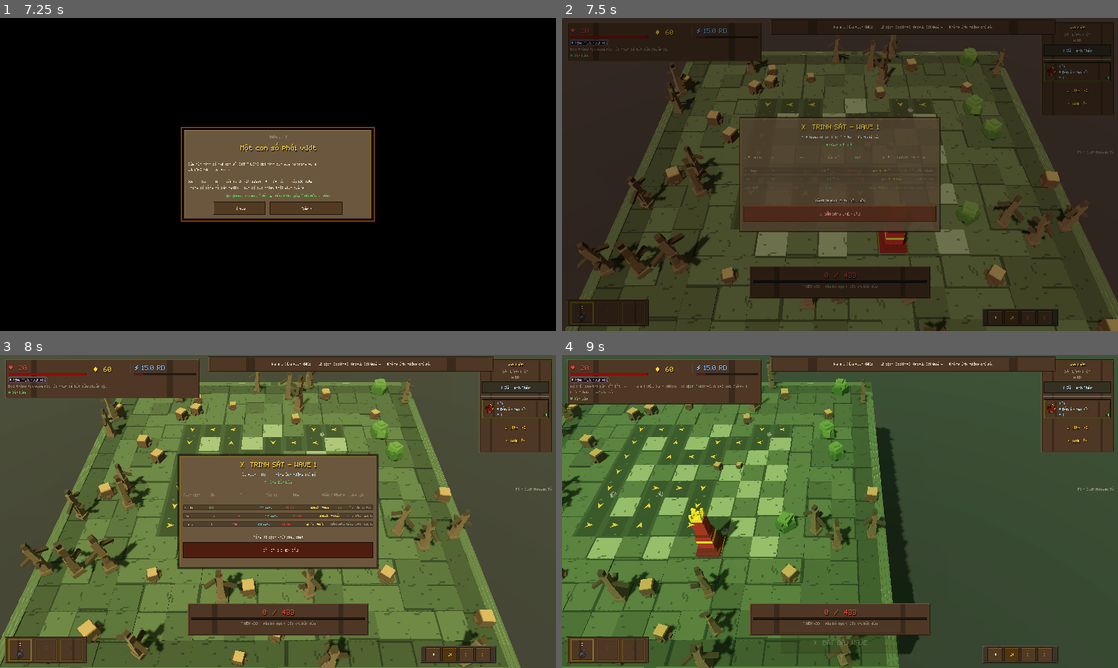
Above: before the commit, frames 1-4 (two rows, left to right).
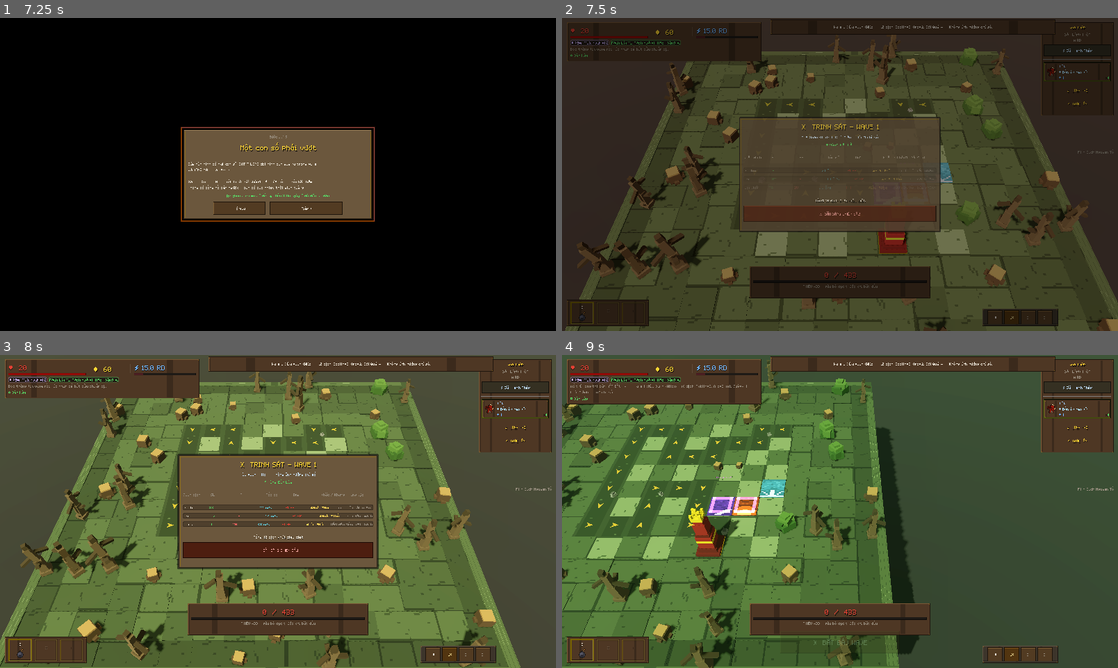
Above: after the commit, the same moments.

Repository: Saudadeeee/8x-8
Game: Godot game, scene res://scenes/ui/main_menu.tscn
Two runs of this game, one before a commit and one after it. Both use one fixed random seed, a clock stepped at 60 frames per second and the inputs below.
Inputs (mouse positions are in pixels of both pictures, inside the frame that each line leads up to):
- Up to frame 1 (7.25 s): tap Enter at 0.5 s; move the mouse to (400, 158) at 0.52 s; hold D 0.53-1.25 s; hold E 0.53-1.25 s; click (400, 158) at 0.67 s; tap Space at 0.77 s; click "⚔ Ván Mới" at 1.25 s; click "⚔ BẮT ĐẦU" at 2 s; drag from (166, 190) to (250, 237) at 2.77 s; click " Sắc Lệnh Thép" at 3.5 s; click "⏸" at 4.25 s; click "1×" at 5 s; click "2×" at 5.75 s; click "3×" at 6.5 s
- Up to frame 2 (7.5 s): click "Bỏ qua" at 7.25 s
- Up to frame 3 (8 s): no input
- Up to frame 4 (9 s): move the mouse to (895, 442) at 8.02 s; hold D 8.03-8.75 s; tap B at 8.1 s; drag from (812, 574) to (673, 464) at 8.77 s

Frame 1 is identical in both runs. In frame 2, 0.2% of the frame differs, in the area x 8-71%, y 7-53%; in frame 3, 0.3%; in frame 4, 1.0%, in the area x 8-41%, y 6-52%.

Commit message:
fix: bốn lỗi tìm được khi kiểm toàn diện sau tái thiết kế
1. starting_territory_count là số CHẾT từ commit đầu tiên
   TerritoryManager.initialize duyệt grid_data.keys(), mà dict đó CHỈ chứa ô
   đường và ô có quân — ô trống không bao giờ là khoá. Ứng viên luôn rỗng nên
   mọi Vua khai 3-5 ô lãnh thổ thực tế nhận 0. Game vẫn chạy nên không ai thấy.
   Từ bản Balatro-hoá thì nặng hơn hẳn: ô nguyên tố nuôi cả NỀN lẫn BỘI.

2. Wave boss bỏ quên chính CON BOSS khi tính nhóm địch
   n lấy từ calculate_enemies_for_wave = 6 lính hộ vệ, trong khi boss ở trên bàn
   ~25 giây. Đo được công suất tụt 83% giữa wave 8 và 9 (9490 -> 1657).
   enemy_groups() nay trả từng nhóm {count, speed} KÈM boss — tính theo nhóm
   cũng sửa luôn chỗ cũ lấy một tốc độ chung cho mọi loài.

3. Wave boss có điều kiện thua RIÊNG
   Boss chạm Vua = thua NGAY (boss_escaped), không liên quan máu Vua. Nên "tổng
   sát thương >= tổng máu wave" không phải điều kiện sống sót — đo được tỉ lệ
   1.03 mà vẫn thua sạch. summary() nay so RIÊNG sát thương-lên-boss với máu
   boss và lấy tỉ lệ ngặt hơn trong hai cái.

4. Hai signal mới không ai nghe
   tower_placer.place_rejected (chạm trần quân thì im lặng) và
   army_deck.deck_changed (panel bộ quân không tự cập nhật). audit_wiring.py bắt
   được cả hai.

Kiểm sạch: trần quân vẫn cho ghép sao khi bàn đầy · sao không làm tụt tầm ·
không quân nào còn dùng RADIAL · hai overlay hình thế khác cao độ · MAX_WAVES
khớp MAX_WAVES_HINT · không perk/encounter nào còn tham chiếu hệ đã tắt.

Test: 335 -> 343 khẳng định, 0 lỗi. Batch 12 thêm 8 assert chống tái phát.

Diff:
--- a/scripts/map/board_score.gd
+++ b/scripts/map/board_score.gd
@@ -197,9 +197,31 @@
 ## Công thức này tự đúng ở cả hai đầu: quân phủ ít ô thì thời gian bắn ngắn,
 ## quân phủ nhiều ô thì bị chặn bởi thời lượng wave. Bản cũ dùng
 ## "Σ điểm ô / tốc độ × số địch" nên báo dư 4× mà quái vẫn lọt qua.
+## Thời gian một quân CÓ MỤC TIÊU trong wave, tính theo từng NHÓM địch.
+##
+## Mỗi nhóm `{count, speed}` đóng góp `count × k / speed` giây. Tính theo nhóm
+## chứ không lấy một tốc độ chung là bắt buộc: wave boss có 6 lính nhanh cộng
+## MỘT con boss rất chậm ở trên bàn ~25 giây. Dùng số lính làm `n` thì công suất
+## tụt 83% ở đúng wave boss — đo được 9490 → 1657 giữa wave 8 và 9.
+func active_seconds(t: Node, groups: Array, duration: float) -> float:
+	var k := path_cells_covered(t)
+	if k <= 0:
+		return 0.0
+	var total := 0.0
+	for g in groups:
+		if not (g is Dictionary):
+			continue
+		var d: Dictionary = g
+		var v: float = maxf(0.05, float(d.get("speed", 1.0)))
+		total += float(d.get("count", 0)) * float(k) / v
+	return minf(duration, total)
+
+
 func tower_wave_damage(t: Node, enemy_count: int, speed: float, duration: float) -> float:
 	var k := path_cells_covered(t)
 	if k <= 0:
+		return 0.0
+	if _silenced(t):
 		return 0.0
 	# Quân bị Rival King khoá nước đi thì đóng góp 0. Phải tính ở đây, nếu không
 	# bảng ngưỡng nói "đủ" trong khi nửa đội hình đứng im — đúng kiểu lời hứa sai
@@ -244,6 +266,95 @@
 	return total
 
 
+## Quân có bị Rival King khoá nước đi không.
+func _silenced(t: Node) -> bool:
+	var kr := map.get_node_or_null("KingRules")
+	return kr != null and t.has_method("pattern_kind") 		and bool(kr.call("silences", int(t.pattern_kind())))
+
+
+## Các nhóm địch của một wave: [{count, speed}]. Wave boss KÈM con boss —
+## nó chậm nên ở trong tầm rất lâu, bỏ quên là đánh giá thấp cả wave.
+func enemy_groups(wave: int) -> Array:
+	var out: Array = []
+	var ws = map.get("wave_spawner")
+	if ws == null:
+		return out
+	if ws.has_method("get_wave_enemy_preview"):
+		var listed := 0
+		for row in ws.get_wave_enemy_preview(wave):
+			if row is Dictionary:
+				listed += int((row as Dictionary).get("count", 0))
+		var real: int = int(ws.calculate_enemies_for_wave(wave)) 			if ws.has_method("calculate_enemies_for_wave") else listed
+		var scale: float = (float(real) / float(listed)) if listed > 0 else 1.0
+		for row in ws.get_wave_enemy_preview(wave):
+			if row is Dictionary:
+				var d: Dictionary = row
+				out.append({
+					"count": float(d.get("count", 0)) * scale,
+					"speed": float(d.get("speed", 1.0)),
+				})
+	if ws.has_method("is_boss_wave") and ws.is_boss_wave(wave):
+		var bspd := _boss_speed(ws, wave)
+		if bspd > 0.0:
+			out.append({"count": 1.0, "speed": bspd})
+	return out
+
+
+## Tốc độ Rival King (ô/giây); 0 nếu không phải wave boss.
+func _boss_speed(ws: Node, wave: int) -> float:
+	var bs := _boss_stats(ws, wave)
+	return (float(bs.speed) / 16.0) if bs != null else 0.0
+
+
+func _boss_stats(ws: Node, wave: int) -> EnemyStats:
+	var ids = ws.get("BOSS_IDS")
+	var order = ws.get("BOSS_WAVES")
+	if not (ids is Array) or not (order is Array):
+		return null
+	var idx: int = (order as Array).find(wave)
+	if idx < 0 or (ids as Array).is_empty():
+		return null
+	var path := "res://res/enemy/%s.tres" % str((ids as Array)[idx % (ids as Array).size()])
+	if not ResourceLoader.exists(path):
+		return null
+	return load(path) as EnemyStats
+
+
+func _is_boss_wave(wave: int) -> bool:
+	var ws = map.get("wave_spawner")
+	return ws != null and ws.has_method("is_boss_wave") and ws.is_boss_wave(wave)
+
+
+## Máu RIÊNG con boss (không tính hộ vệ).
+func _boss_hp_only(wave: int) -> float:
+	var ws = map.get("wave_spawner")
+	if ws == null:
+		return 0.0
+	var bs := _boss_stats(ws, wave)
+	if bs == null or not ws.has_method("get_boss_health_multiplier"):
+		return 0.0
+	return float(bs.max_hp) * float(ws.get_boss_health_multiplier(wave))
+
+
+## Sát thương đội hình gây lên RIÊNG con boss trong lúc nó đi hết đường.
+## Boss đi một mình qua từng ô, nên mỗi quân bắn nó đúng `k / v_boss` giây.
+func damage_to_boss(wave: int) -> float:
+	var ws = map.get("wave_spawner")
+	if ws == null:
+		return 0.0
+	var v := _boss_speed(ws, wave)
+	if v <= 0.0:
+		return 0.0
+	var groups: Array = [{"count": 1.0, "speed": v}]
+	var walk: float = float(_path_cells().size()) / v
+	var total := 0.0
+	for t in _towers():
+		if _silenced(t):
+			continue
+		total += tower_dps(t) * avg_mult_on_path(t) * active_seconds(t, groups, walk)
+	return total * EFFICIENCY
+
+
 ## Máu Rival King của wave boss (0 nếu không phải wave boss).
 func _boss_hp(ws: Node, wave: int) -> float:
 	if not ws.has_method("get_boss_health_multiplier"):
@@ -323,14 +434,44 @@
 	var ws = map.get("wave_spawner")
 	var n: int = int(ws.calculate_enemies_for_wave(wave)) if ws and ws.has_method("calculate_enemies_for_wave") else 1
 
+	# Nhóm địch thật của wave (kèm CON BOSS nếu là wave boss).
+	var groups := enemy_groups(wave)
 	var dmg := 0.0
 	for t in _towers():
-		dmg += tower_wave_damage(t, n, spd, dur)
+		if _silenced(t):
+			continue
+		dmg += tower_dps(t) * avg_mult_on_path(t) * active_seconds(t, groups, dur)
 	dmg *= EFFICIENCY
 	var thr := wave_total_hp(wave)
+
+	# ── WAVE BOSS: điều kiện thua là RIÊNG ────────────────────────────────
+	# Boss chạm Vua = THUA NGAY (`boss_escaped`), không liên quan máu Vua còn
+	# bao nhiêu. Nên ở wave boss, "tổng sát thương ≥ tổng máu wave" KHÔNG phải
+	# điều kiện sống sót — đo được tỉ lệ 1.03 mà vẫn thua sạch.
+	# Ràng buộc thật: giết được con boss TRONG lúc nó đi hết đường hay không.
+	# Lấy tỉ lệ NGẶT HƠN trong hai cái làm con số hiển thị.
+	var boss_note := ""
+	if _is_boss_wave(wave):
+		var bhp := _boss_hp_only(wave)
+		var bdmg := damage_to_boss(wave)
+		if bhp > 0.01:
+			var boss_ratio: float = bdmg / bhp
+			var wave_ratio: float = (dmg / thr) if thr > 0.01 else 999.0
+			if boss_ratio < wave_ratio:
+				# Boss là chỗ nghẽn ⇒ hiển thị chính phép so đó.
+				return {
+					"damage": bdmg, "threshold": bhp,
+					"per_enemy": damage_per_enemy(spd), "speed": spd,
+					"duration": dur, "ratio": boss_ratio,
+					"ok": bdmg >= bhp, "boss": true,
+					"note": "Sát thương lên RIÊNG Rival King / máu hắn",
+				}
+			boss_note = "Đủ hạ Rival King (×%.1f) — chỗ nghẽn là đám hộ vệ" % boss_ratio
+
 	return {
 		"damage": dmg,
 		"threshold": thr,
+		"note": boss_note,
 		"per_enemy": damage_per_enemy(spd),
 		"speed": spd,
 		"duration": dur,
--- a/scripts/map/game_map.gd
+++ b/scripts/map/game_map.gd
@@ -222,6 +222,9 @@
 	army_deck = ArmyDeck.new()
 	army_deck.name = "ArmyDeck"
 	add_child(army_deck)
+	# Panel bộ quân đang mở phải cập nhật ngay khi bộ đổi (mua thao tác lên bộ,
+	# rút quân) — không nối thì nó hiện số cũ và người chơi tưởng mua hụt.
+	army_deck.deck_changed.connect(_on_deck_changed)
 	if shop_manager:
 		shop_manager.army_deck = army_deck
 
@@ -265,6 +268,8 @@
 	tower_placer.tower_placed.connect(func(_p, _t): update_ui())
 	tower_placer.tower_placed.connect(_on_tower_placed_apply_perks)
 	tower_placer.tower_placed.connect(_on_tower_placed_apply_tile_buff)
+	# Chạm trần quân mà im lặng thì người chơi tưởng game hỏng — nối lý do ra HUD.
+	tower_placer.place_rejected.connect(_on_place_rejected)
 	tower_placer.tower_placed.connect(func(_p, _t): _recount_element_synergy())
 	tower_placer.tower_dismissed.connect(func(_p, _r): _recount_element_synergy())
 	tower_placer.tower_dismissed.connect(func(_p, refund): current_gold += refund; update_ui())
@@ -977,6 +982,20 @@
 	return false
 
 
+func _on_deck_changed(_counts: Dictionary) -> void:
+	var hud := get_node_or_null("HUD")
+	if hud and hud.has_method("is_deck_panel_open") and hud.is_deck_panel_open():
+		hud.refresh_deck_panel()
+
+
+func _on_place_rejected(reason: String) -> void:
+	phase_controller.phase_message = "⚠ " + reason
+	update_ui()
+	var am = get_node_or_null("/root/AudioManagerSingleton")
+	if am and am.has_method("play_sfx"):
+		am.play_sfx("error", -6.0)
+
+
 func _on_prep_ready_changed(ready: bool) -> void:
 	var hud := get_node_or_null("HUD")
 	if hud and hud.has_method("set_start_wave_button_visible"):
--- a/scripts/map/territory_manager.gd
+++ b/scripts/map/territory_manager.gd
@@ -227,13 +227,23 @@
 
 # --- KHỞI TẠO LÃNH THỔ ĐẦU GAME ---
 func initialize(count: int, grid_data: Dictionary, km: KingManager, bottom_y: int = 4) -> void:
+	# Duyệt BIÊN LƯỚI, không duyệt `grid_data.keys()`.
+	#
+	# `grid_data` CHỈ chứa ô đường (chuỗi "path") và ô có quân — ô trống không
+	# bao giờ là khoá. Duyệt keys() nên luôn ra 0 ứng viên, tức
+	# `KingStats.starting_territory_count` là số chết từ commit đầu tiên: mọi vua
+	# khai 3-5 ô lãnh thổ mà thực tế nhận 0. Không ai phát hiện vì game vẫn chạy.
+	# Từ bản Balatro-hoá thì nó nặng hơn hẳn — ô nguyên tố nuôi cả NỀN lẫn BỘI.
 	var candidates: Array[Vector2i] = []
-	for pos in grid_data.keys():
-		if not (pos is Vector2i): continue
-		var p := pos as Vector2i
-		if p.y < bottom_y: continue
-		if grid_data.get(p) == "path": continue
-		candidates.append(p)
+	if grid_controller == null:
+		return
+	for y in range(grid_controller.grid_height):
+		for x in range(grid_controller.grid_width):
+			var p := Vector2i(x, y)
+			if p.y < bottom_y: continue
+			if grid_data.get(p) == "path": continue
+			if grid_data.get(p) is Node3D: continue
+			candidates.append(p)
 	candidates.shuffle()
 
 	var given = 0
--- a/scripts/ui/game_hud.gd
+++ b/scripts/ui/game_hud.gd
@@ -2895,7 +2895,18 @@
 	_score_main.add_theme_color_override("font_color", C_GREEN if ok else C_RED)
 	_score_bar.value = clampf(ratio * 100.0, 0.0, 100.0)
 	UIStyle.tint_bar(_score_bar, C_GREEN if ok else C_RED)
-	_score_sub.text = "Sát thương cả wave / Tổng máu wave" if ok 		else "THIẾU %s — sửa bố cục trước khi bắt đầu" % UIStyle.short_number(thr - dmg)
+	var note := str(info.get("note", ""))
+	if not ok:
+		_score_sub.text = "THIẾU %s — sửa bố cục trước khi bắt đầu" 			% UIStyle.short_number(thr - dmg)
+	elif note != "":
+		_score_sub.text = note
+	else:
+		_score_sub.text = "Sát thương cả wave / Tổng máu wave"
+	# Wave boss so RIÊNG con boss: thua boss là thua NGAY, không liên quan máu Vua.
+	if bool(info.get("boss", false)):
+		_score_main.add_theme_color_override("font_color", C_GREEN if ok else C_RED)
+		if not ok:
+			_score_sub.text = "☠ KHÔNG hạ nổi Rival King — hắn chạm Vua là thua ngay"
 
 
 # ── Nút BẮT ĐẦU WAVE ─────────────────────────────────────────────────────────
--- a/tests/test_12_chess_core.gd
+++ b/tests/test_12_chess_core.gd
@@ -313,6 +313,48 @@
 		if near.has(st2): overlap += 1
 	ok(overlap == 0, "buoc xa khong trung buoc gan", "%d trung" % overlap)
 
+	print("
+--- LOI DA SUA (chong tai phat) ---")
+	# 1. O lanh tho khoi dau: `initialize` tung duyet `grid_data.keys()`, ma dict
+	#    do CHI chua o duong va o co quan — o trong khong bao gio la khoa. Nen
+	#    `KingStats.starting_territory_count` la so CHET tu commit dau tien: moi
+	#    vua khai 3-5 o ma thuc te nhan 0. Game van chay nen khong ai thay.
+	var tm = map.territory_manager
+	var king_now: KingStats = gm.selected_king
+	var want_tiles: int = int(king_now.starting_territory_count) if king_now else 0
+	ok(tm.owned_tiles.size() >= want_tiles,
+		"o lanh tho khoi dau duoc cap DUNG so vua khai",
+		"%d/%d" % [tm.owned_tiles.size(), want_tiles])
+	ok(tm.biome_tiles.size() == tm.owned_tiles.size(),
+		"moi o so huu deu co nguyen to")
+
+	# 2. Hai signal tung emit ma KHONG AI NGHE — cham tran quan thi im lang,
+	#    panel bo quan khong tu cap nhat. Ca hai deu la loi trai nghiem cam.
+	ok(map.tower_placer.place_rejected.get_connections().size() > 0,
+		"place_rejected co nguoi nghe (cham tran quan phai bao ly do)")
+	ok(map.army_deck.deck_changed.get_connections().size() > 0,
+		"deck_changed co nguoi nghe (panel bo tu cap nhat)")
+
+	# 3. Wave boss phai tinh CA CON BOSS vao nhom dich. Bo quen thi cong suat
+	#    tut 83% o dung wave boss — do duoc 9490 -> 1657 giua wave 8 va 9.
+	var ws2 = map.wave_spawner
+	var boss_w: int = int(WaveSpawner.BOSS_WAVES[0])
+	var groups: Array = bs.enemy_groups(boss_w)
+	var slowest := 99.0
+	for g in groups:
+		if g is Dictionary:
+			slowest = minf(slowest, float((g as Dictionary).get("speed", 99.0)))
+	ok(groups.size() >= 2, "wave boss co nhieu hon mot nhom dich",
+		"%d nhom" % groups.size())
+	ok(slowest < 1.2, "nhom cham nhat la con boss (no o tren ban rat lau)",
+		"%.2f o/giay" % slowest)
+
+	# 4. Wave boss: thua boss la thua NGAY (boss_escaped), khong lien quan mau Vua.
+	#    Nen nguong phai co nhanh so RIENG con boss.
+	ok(bs.damage_to_boss(boss_w) >= 0.0, "tinh duoc sat thuong len rieng boss")
+	ok(bs._boss_hp_only(boss_w) > 0.0, "doc duoc mau rieng cua boss",
+		"%.0f" % bs._boss_hp_only(boss_w))
+
 	print("\n--- HE DA CAT ---")
 	ok(not FeatureFlags.SEASONS_ENABLED, "mua da tat")
 	ok(not FeatureFlags.BIOME_CLIMATE_ENABLED, "khi hau biome da tat")
Not shown, changed: CLAUDE.md
